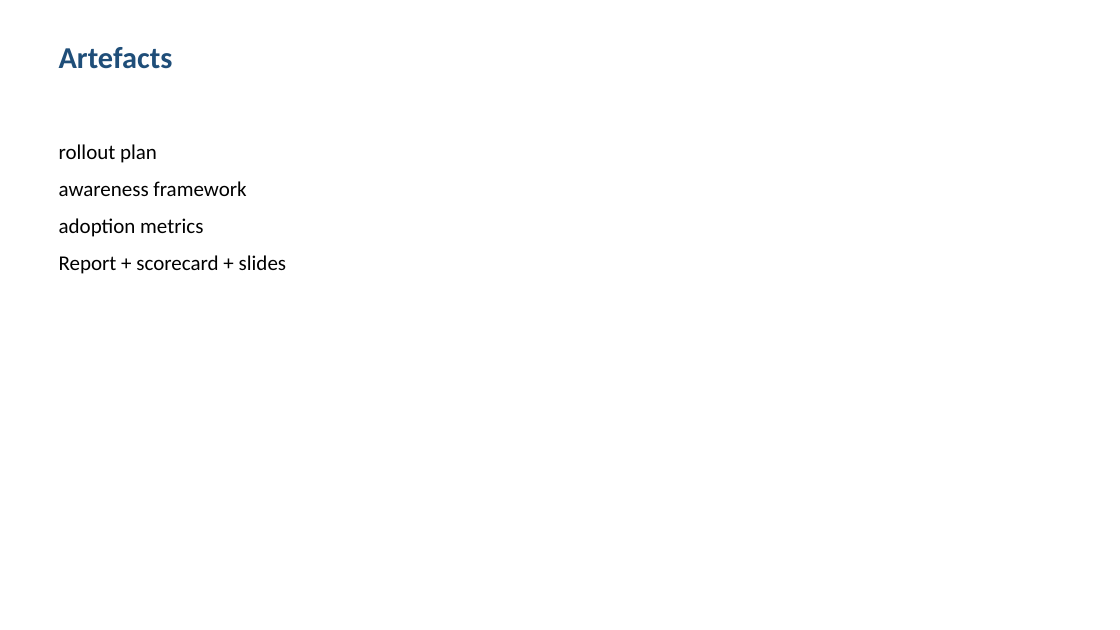
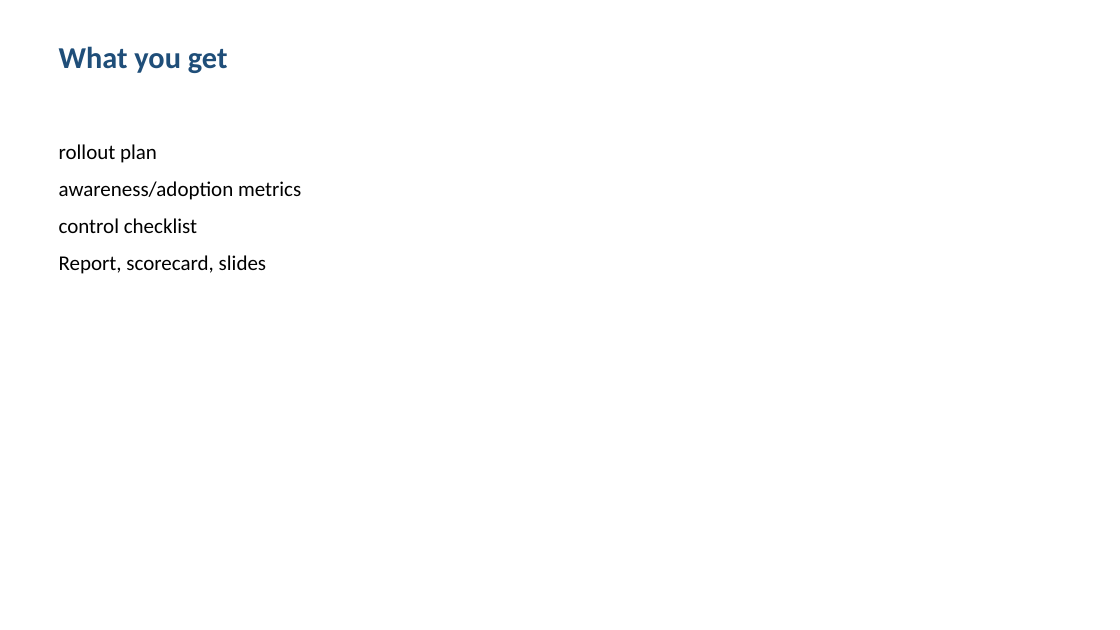
Before and after one commit to shohrabniaz/ai-email-security-evaluation, a slide deck: slide 3 of Final_Submission/02_Presentation.pptx. Drawn at 1120x630 pixels with LibreOffice and Linux fonts; fonts in the diff are those of the drawing. Boxes give left, top, right and bottom in pixels: in the first picture for what was removed or moved away, otherwise in the second. Text is boxed around its words. In the diff, an @@ line names an element or a change of style, - is before the commit and + after.

```diff
--- a/Final_Submission/02_Presentation.pptx
+++ b/Final_Submission/02_Presentation.pptx
@@ text at <box>59,46,228,73</box>: text changed @@
-Artefacts
+What you get
@@ text at <box>59,181,301,274</box>: text changed @@
-awareness framework
-adoption metrics
-Report + scorecard + slides
+awareness/adoption metrics
+control checklist
+Report, scorecard, slides
```
Also in this commit, not shown: 3 other slides changed, 12 other files.
